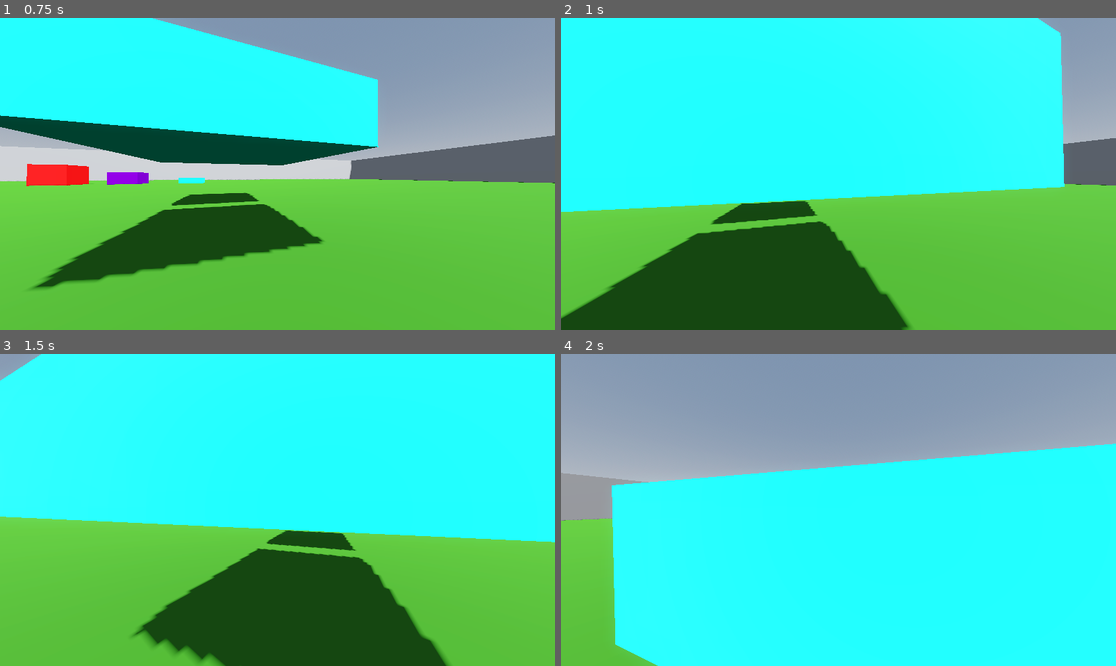
Above: before the commit, frames 1-4 (two rows, left to right).
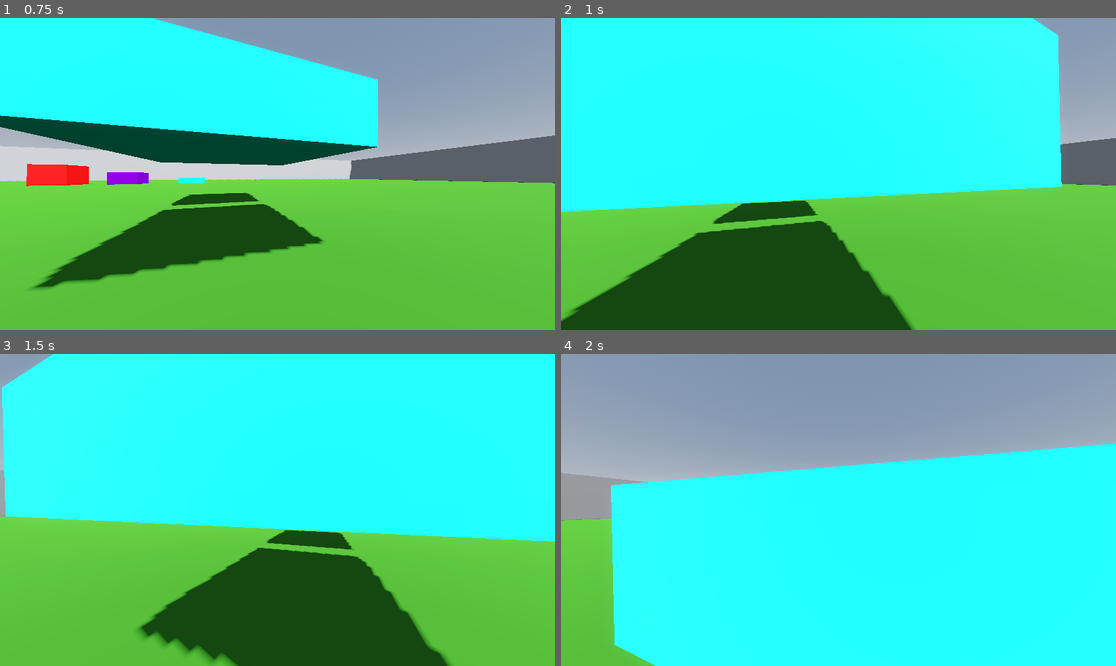
Above: after the commit, the same moments.

Repository: lestercantor/godot-3d-practice
Game: Godot game, scene res://World/world.tscn
The game is run twice, just before and just after one commit, with the same random seed, the same clock (stepped at 60 frames per second) and the same inputs.
Inputs (mouse positions are in pixels of both pictures, inside the frame that each line leads up to):
- Up to frame 1 (0.75 s): tap Enter at 0.5 s; move the mouse to (305, 174) at 0.52 s; hold W (up) from 0.53 s (still down); hold Ctrl (crouch) from 0.53 s (still down)
- Up to frame 2 (1 s): keep holding W (up); keep holding Ctrl (crouch); tap Space (jump) at 0.77 s; tap Shift (sprint) at 0.8 s
- Up to frame 3 (1.5 s): keep holding W (up); move the mouse to (249, 510) at 1.27 s; release Ctrl (crouch) at 1.28 s; tap Shift (sprint) at 1.35 s
- Up to frame 4 (2 s): keep holding W (up); tap Space (jump) at 1.52 s; tap Ctrl (crouch) at 1.55 s

Frame 1 is identical in both runs. In frame 2, 0.9% of the frame differs, in the area x 0-99%, y 0-100%; in frame 3, 1.5%, in the area x 0-100%, y 0-100%; in frame 4, 0.1%.

Commit message:
camera fov changes when the player sprints

Diff:
--- a/Movement Component/CustomMovementComponent.gd
+++ b/Movement Component/CustomMovementComponent.gd
@@ -67,9 +67,6 @@
 		actor.velocity.x = move_toward(actor.velocity.x, 0, current_speed)
 		actor.velocity.z = move_toward(actor.velocity.z, 0, current_speed)
 
-	# FOV changes
-	var target_fov = actor.base_fov + (sprint_speed * 1.5) if is_sprinting else actor.base_fov
-	actor.player_camera.fov = lerp(actor.player_camera.fov, target_fov, delta * 5)
 	actor.move_and_slide()
 
 func _input(event: InputEvent) -> void:
@@ -100,6 +97,7 @@
 			is_sprinting = true
 			# Change to sprinting state
 			move_state = MovementState.SPRINTING
+			actor.update_fov()
 		false:
 			is_sprinting = false
 			# When the player lets go of the sprint key and they are crouching
@@ -108,6 +106,7 @@
 				return
 			# If not crouching then move to walking state
 			move_state = MovementState.WALKING
+			actor.update_fov()
 
 func toggle_crouch() -> void:
 	if !is_crouching:
@@ -127,6 +126,7 @@
 	print("crouching")
 	# Swap the is_crouching boolean
 	is_crouching = !is_crouching
+	actor.update_fov()
 
 func end_crouch() -> void:
 	# Check if there is collision above the player so return out of the function
@@ -147,6 +147,7 @@
 
 	# Swap the is_crouching boolean
 	is_crouching = !is_crouching
+	actor.update_fov()
 
 func handle_jump() -> void:
 	if actor.is_on_floor():
--- a/Player/player.gd
+++ b/Player/player.gd
@@ -7,13 +7,31 @@
 @onready var player_camera: Camera3D = $head/Camera3D
 @onready var collision_shape: CapsuleShape3D = $PlayerCapsule.get_shape()
 @onready var animation_player: AnimationPlayer = $AnimationPlayer
+@onready var cmc: CustomMovementComponent = $CustomMovementComponent
 
 # Changing FOV variables
 var base_fov: float = 90
+var target_fov: float = 0.0
+var bFov_lerp: bool = false
+var was_moving: bool = false
 
 func _ready() -> void:
 	player_camera.set_fov(base_fov)
 	Input.set_mouse_mode(Input.MOUSE_MODE_CAPTURED)
+
+func _physics_process(delta: float) -> void:
+	# Check if the player starts or stops moving
+	if is_moving() != was_moving:
+		update_fov()
+	was_moving = is_moving()
+
+	# Smoothly update FOV if BFov_lerp is active
+	if bFov_lerp:
+		player_camera.fov = lerp(player_camera.fov, target_fov, delta * 8)
+		# Stop lerp if FOV is close to the target value
+		if abs(player_camera.fov - target_fov) < 0.1:
+			player_camera.fov = target_fov
+			bFov_lerp = false
 
 func _unhandled_input(event: InputEvent) -> void:
 	if event is InputEventMouseMotion:
@@ -24,3 +42,16 @@
 func _input(event: InputEvent) -> void:
 	if Input.is_action_just_pressed("exit"):
 		get_tree().quit()
+
+func update_fov() -> void:
+	# Set target FOV based on the movement state
+	if cmc.is_sprinting and is_moving() and !cmc.is_crouching:
+		target_fov = base_fov + (cmc.sprint_speed * 2)
+	else:
+		target_fov = base_fov
+
+	bFov_lerp = true # Enable lerping for the smooth transition
+
+# Helper function to check if the player is moving
+func is_moving() -> bool:
+	return (abs(velocity.x) != 0) or (abs(velocity.z) != 0)
